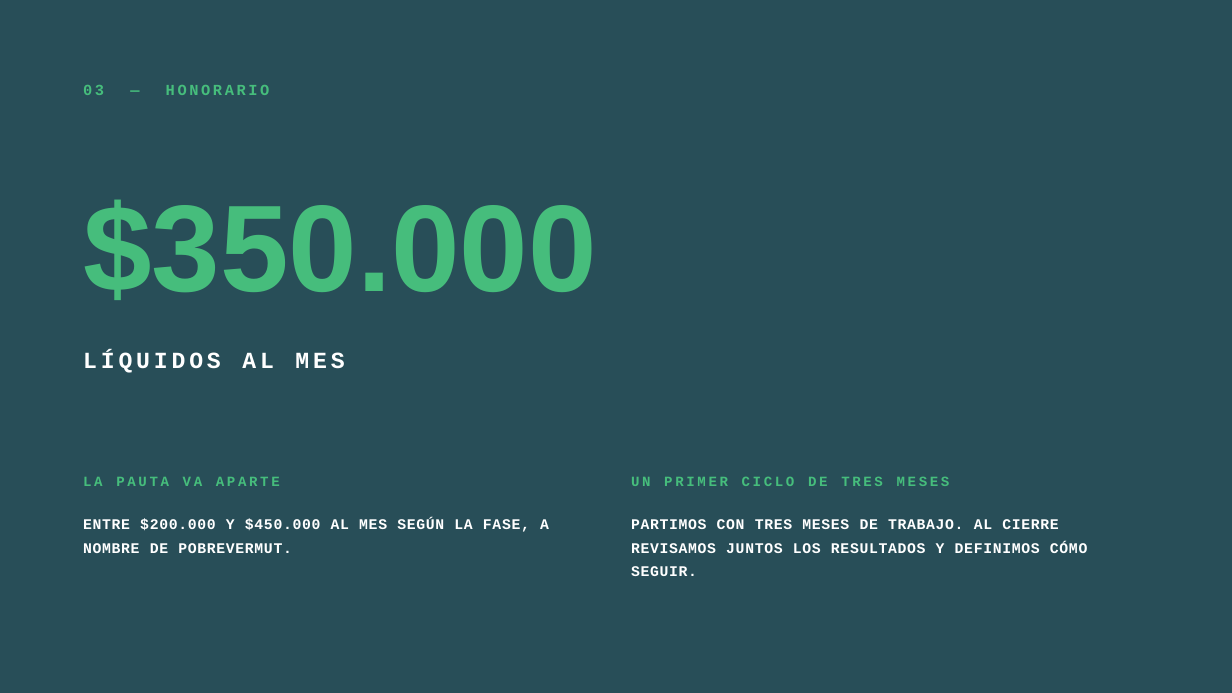
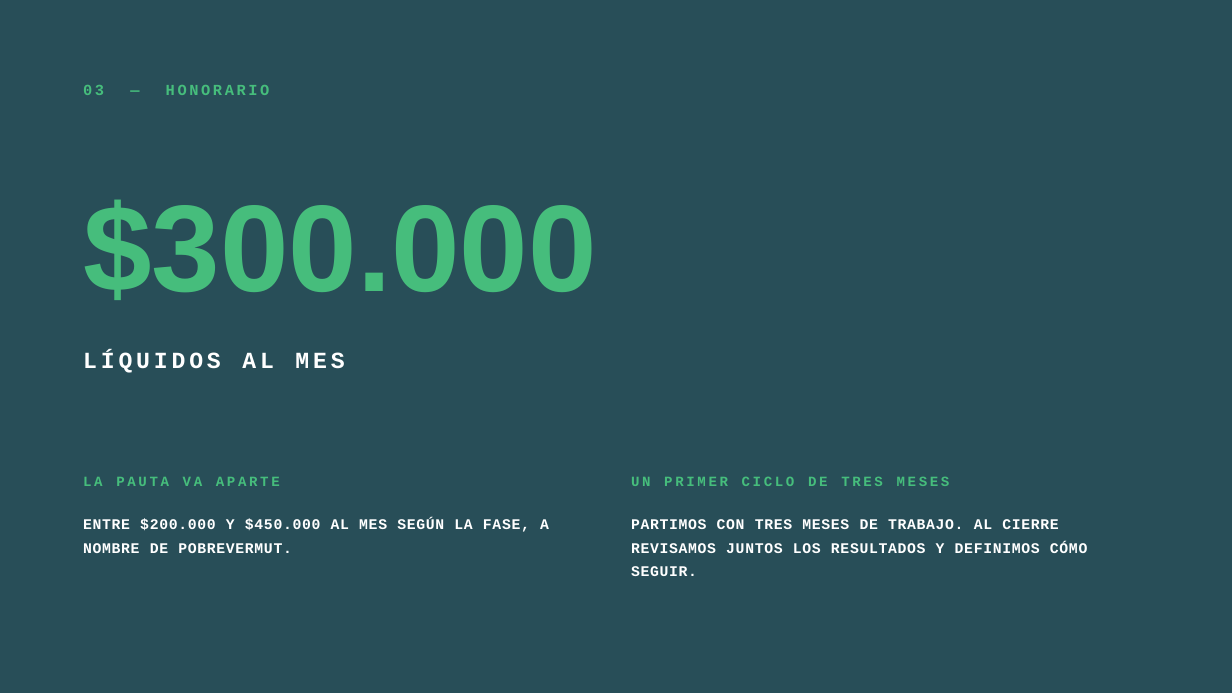
Before and after one commit to ScottishGrimReaper/Gmb-Aagent, a slide deck: slide 4 of propuestas/pobrevermut/PobreVermut - Propuesta Campanas 2026.pptx. Drawn at 1232x693 pixels with LibreOffice and Linux fonts; fonts in the diff are those of the drawing. Boxes give left, top, right and bottom in pixels: in the first picture for what was removed or moved away, otherwise in the second. Text is boxed around its words. In the diff, an @@ line names an element or a change of style, - is before the commit and + after.

```diff
--- a/propuestas/pobrevermut/PobreVermut - Propuesta Campanas 2026.pptx
+++ b/propuestas/pobrevermut/PobreVermut - Propuesta Campanas 2026.pptx
@@ text at [83, 199, 597, 300]: text changed @@
-$350.000
+$300.000
```
Also in this commit, not shown: 2 other files.
